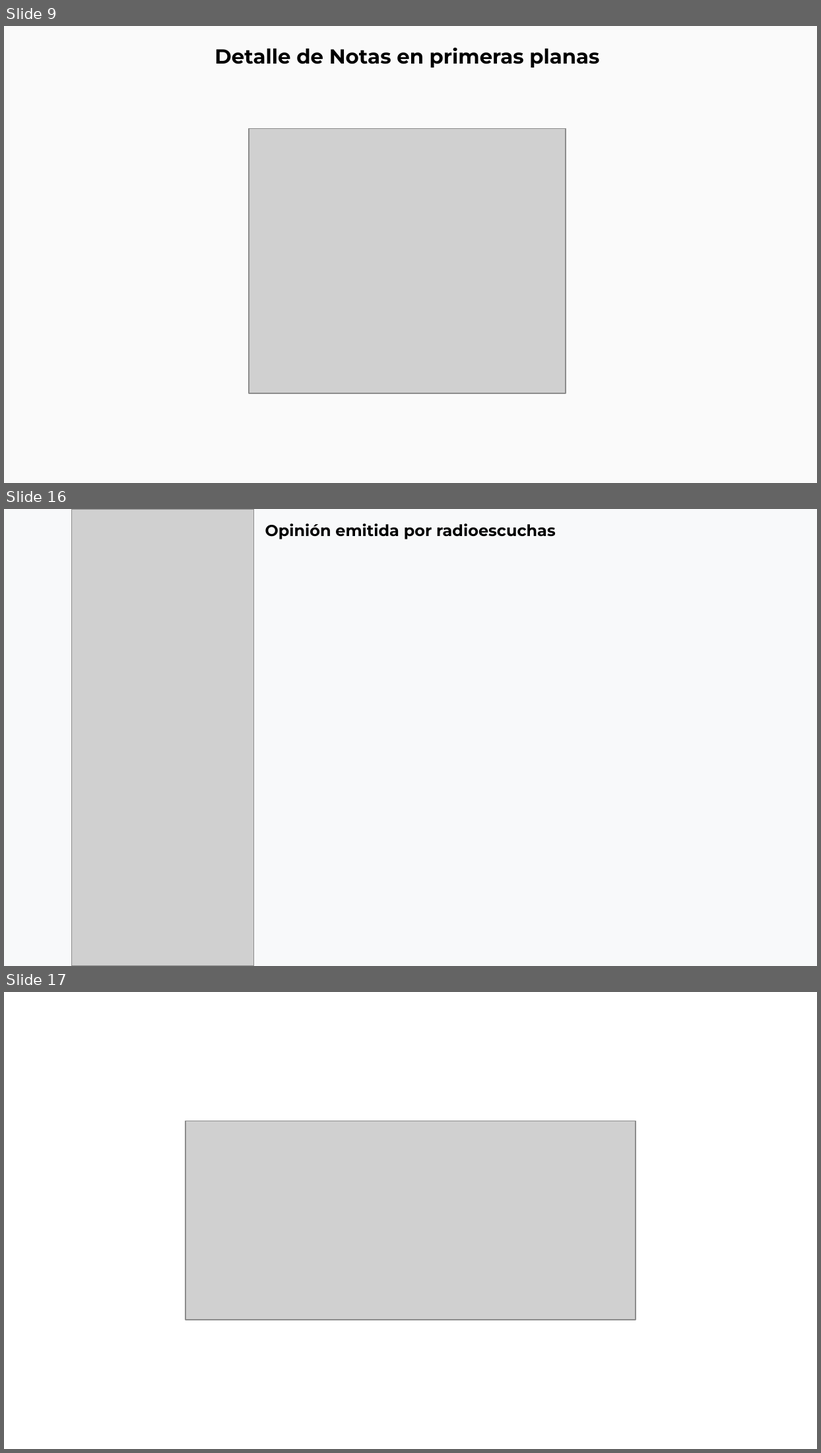
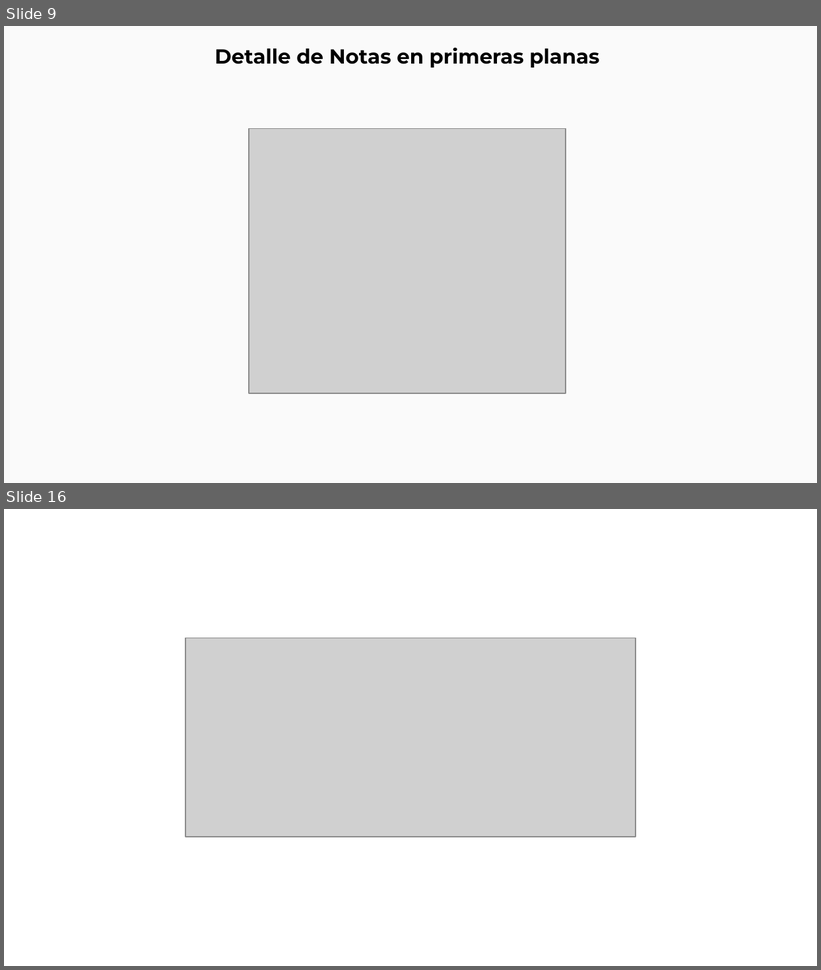
Before and after one commit to thelonious9/Reporteportadas, a slide deck: Reporte 030926.pptx. Shown one above the other, each under a label of ours: slides 9, 16 and 17 before the commit, slides 9 and 16 after it; the slides between them are not shown. The pictures are 821x1453 and 821x970 pixels, drawn with LibreOffice and Linux fonts; fonts in the diff are those of the drawing; grey boxes stand for pictures; background and template pictures are left out. Boxes give left, top, right and bottom in pixels: in the first picture for what was removed or moved away, otherwise in the second. Text is boxed around its words. In the diff, an @@ line names an element or a change of style, - is before the commit and + after.

```diff
--- a/Reporte 030926.pptx
+++ b/Reporte 030926.pptx
@@ slide 16 removed at (4, 509, 817, 966), background #F8F9FA @@
@@ picture removed at (71, 509, 253, 966) @@
@@ text removed at (265, 524, 556, 539) @@
-Opinión emitida por radioescuchas
@@ what was slide 17 is now slide 16 @@
```
Also in this commit, not shown: 3 slides changed.
